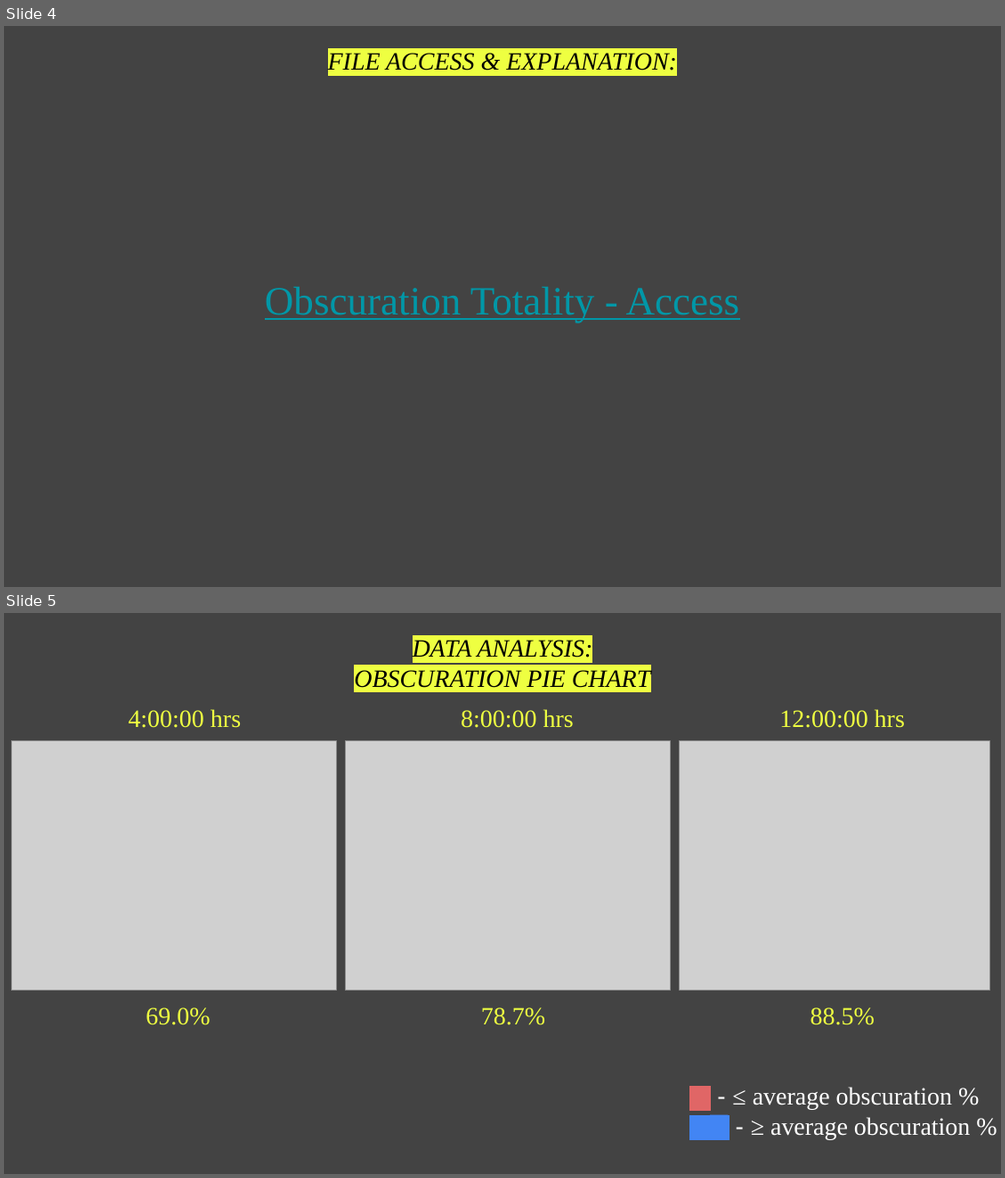
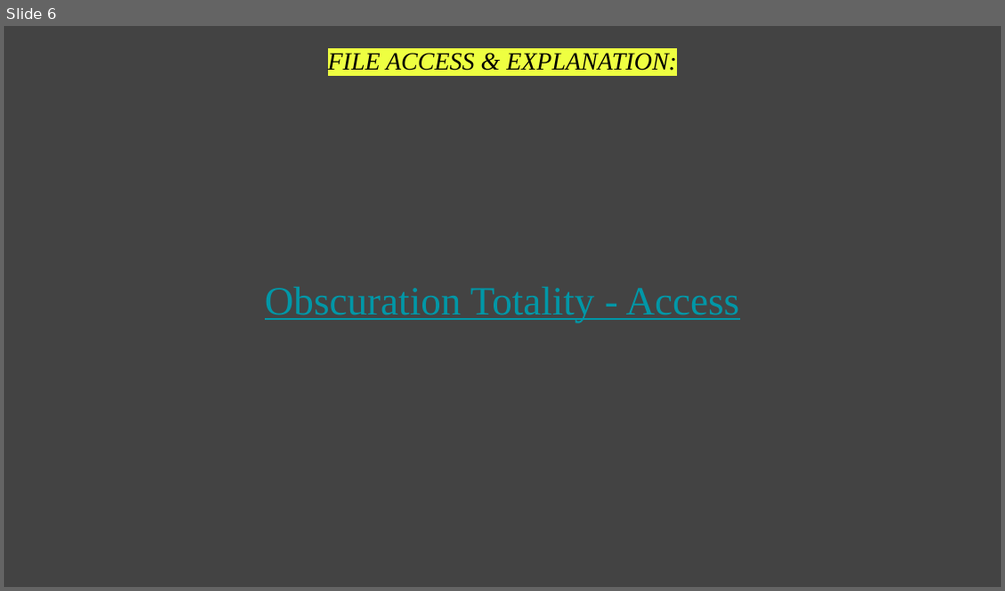
Before and after one commit to BrandonWilsonProjects/OBSCURATION-TOTALITY, a slide deck: OBSCURATION PRESENTATION.pptx. Shown one above the other, each under a label of ours: slides 4 and 5 before the commit, slide 6 after it. The pictures are 1005x1178 and 1005x591 pixels, drawn with LibreOffice and Linux fonts; fonts in the diff are those of the drawing; grey boxes stand for pictures. Boxes give left, top, right and bottom in pixels: in the first picture for what was removed or moved away, otherwise in the second. Text is boxed around its words. In the diff, an @@ line names an element or a change of style, - is before the commit and + after.

```diff
--- a/OBSCURATION PRESENTATION.pptx
+++ b/OBSCURATION PRESENTATION.pptx
@@ slide 5 removed at [4,613,1001,1174], background #434343 @@
@@ text removed at [354,640,651,688] @@
-DATA ANALYSIS:
-OBSCURATION PIE CHART
@@ text removed at [129,709,241,728] @@
-4:00:00 hrs
@@ text removed at [461,709,574,728] @@
-8:00:00 hrs
@@ text removed at [779,709,905,728] @@
-12:00:00 hrs
@@ picture removed at [11,740,336,989] @@
@@ picture removed at [345,740,670,989] @@
@@ picture removed at [679,740,989,989] @@
@@ text removed at [146,1007,210,1025] @@
-69.0%
@@ text removed at [481,1007,545,1025] @@
-78.7%
@@ text removed at [810,1007,874,1025] @@
-88.5%
@@ text removed at [752,1086,970,1140] @@
-࣑ - ≤ average obscuration %
-࣑ - ≥ average obscuration %
@@ what was slide 4 is now slide 6 @@
```
Also in this commit, not shown: 1 slide changed, 3 slides added, 2 other files.
